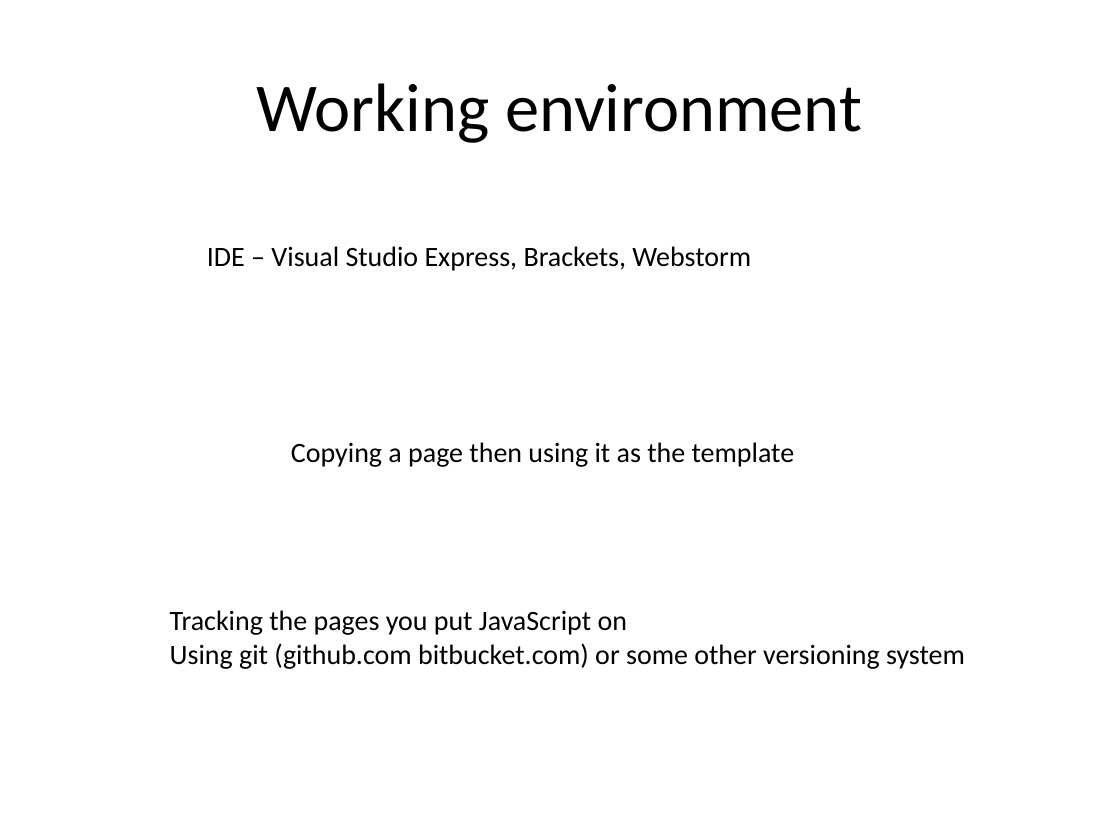
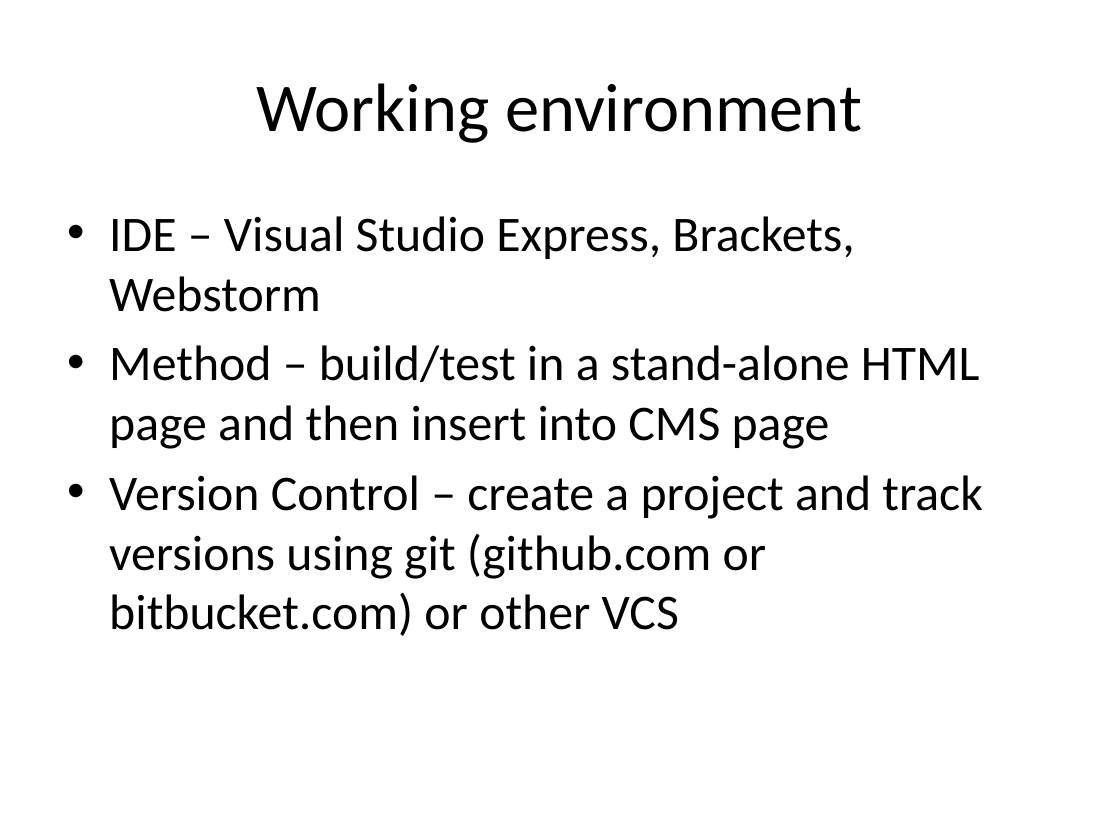
Before and after one commit to paul-burtness/webdevmojo, a slide deck: slide 22 of webdevmojo.pptx. Drawn at 1120x840 pixels with LibreOffice and Linux fonts; fonts in the diff are those of the drawing. Boxes give left, top, right and bottom in pixels: in the first picture for what was removed or moved away, otherwise in the second. Text is boxed around its words. In the diff, an @@ line names an element or a change of style, - is before the commit and + after.

```diff
--- a/webdevmojo.pptx
+++ b/webdevmojo.pptx
@@ text added at [109, 216, 982, 636], 32 pt, text #000000 @@
+• IDE – Visual Studio Express, Brackets, Webstorm
+• Method – build/test in a stand-alone HTML page and then insert into CMS page
+• Version Control – create a project and track versions using git (github.com or bitbucket.com) or other VCS
@@ text removed at [207, 246, 751, 271] @@
-IDE – Visual Studio Express, Brackets, Webstorm
@@ text removed at [291, 442, 795, 467] @@
-Copying a page then using it as the template
@@ text removed at [170, 610, 965, 669] @@
-Tracking the pages you put JavaScript on
-Using git (github.com bitbucket.com) or some other versioning system
```
Also in this commit, not shown: 4 other slides changed, 3 other files.
